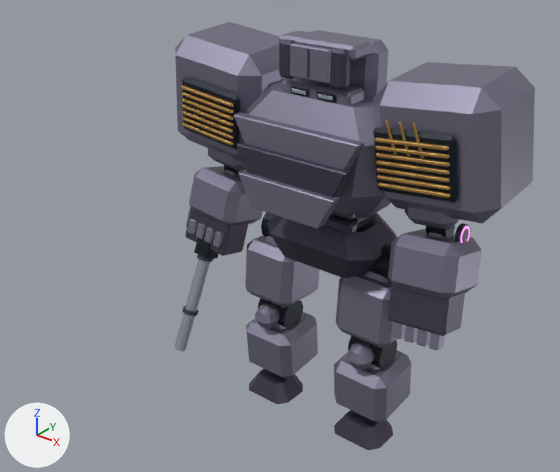
An edit to the Blender file out/mech_reference/t12/t12.blend, drawn before and after from the same camera.
Both versions are drawn from a 50 mm camera at (5.44, -7.94, 7.45) aimed at (-0.47, -0.55, 2.87). The axes (+X, +Y, +Z) are drawn at lower left. The lights are the same throughout. The older version comes first. Both versions are drawn at frame 31 of the action 't12:light:elbow_r'; the numbers are the values there.

Names of what the first picture shows: 'Broad rounded colossus thorax', 'Heavy rounded pelvic girdle', 'Layered chest shield plate', 'Layered chest shield plate.001', 'Layered chest shield plate.002', 'Rounded heavy arm carapace.003', 'Rounded heavy leg carapace', 'Rounded heavy leg carapace.001', 'Rounded heavy leg carapace.002', 'Rounded heavy leg carapace.003', 'Shoulder reactor armor', 'Shoulder reactor armor.001' and 66 more.
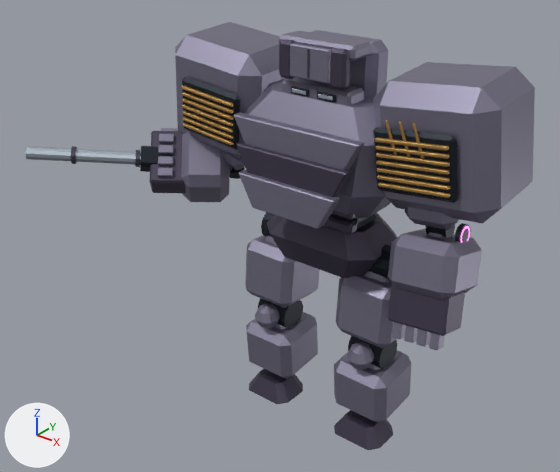
ob_elbow_r is not drawn itself; it is the parent of ob_wrist_r, ob_radius_ulna_paired_load_rod, ob_radius_ulna_paired_load_rod_001, ob_radius_ulna_anatomical_armor, ob_radius_ulna_hinge, ob_olecranon_elbow_projection, ob_rounded_heavy_arm_carapace_001.

Location of each change, (x1, y1, x2, y2) in pixels of the pictures (560 x 472 px):
'Rounded heavy arm carapace.001', turned
    before: (189, 166, 263, 227)
    after: (181, 132, 230, 202)
'Light weapon open bore', turned
    before: (174, 259, 210, 351)
    after: (26, 146, 141, 165)
'Armored palm', turned
    before: (185, 209, 249, 256)
    after: (150, 131, 186, 193)
'Light weapon receiver', turned
    before: (194, 226, 219, 259)
    after: (140, 146, 173, 172)
'Closed weapon grip finger.002', turned
    before: (204, 227, 215, 243)
    after: (158, 156, 174, 166)
'Closed weapon grip finger.003', turned
    before: (213, 231, 223, 248)
    after: (157, 168, 173, 177)
'Closed weapon grip finger.001', turned
    before: (196, 223, 206, 239)
    after: (158, 145, 174, 154)
'Closed weapon grip finger', turned
    before: (187, 219, 197, 235)
    after: (159, 134, 174, 143)
'Weapon cooling collar.001', turned
    before: (182, 306, 199, 316)
    after: (71, 146, 77, 164)
'Weapon cooling collar', turned
    before: (197, 254, 213, 262)
    after: (135, 150, 140, 167)
'Radius ulna hinge', turned
    before: (224, 165, 246, 177)
    after: (230, 167, 245, 179)
'Opposed weapon grip thumb', turned (mostly hidden)
    before: (186, 207, 191, 227)
    after: (161, 128, 178, 131)
'Radius ulna anatomical armor', turned (not visible afterwards)
    before: (225, 170, 237, 176)

The change, as a diff of the scene's bpy script:
```diff
--- a/out/mech_reference/t12/t12.blend.py
+++ b/out/mech_reference/t12/t12.blend.py
@@ ob_elbow_r @@
 ob_elbow_r.location = (0.0, -0.1, -0.95)
-ob_elbow_r.rotation_euler = (-0.3, 0.0, 0.0)  # degrees (-17, 0, 0)
+ob_elbow_r.rotation_euler = (-1.576, 0.702, -0.836)  # degrees (-90, 40, -48)
```
